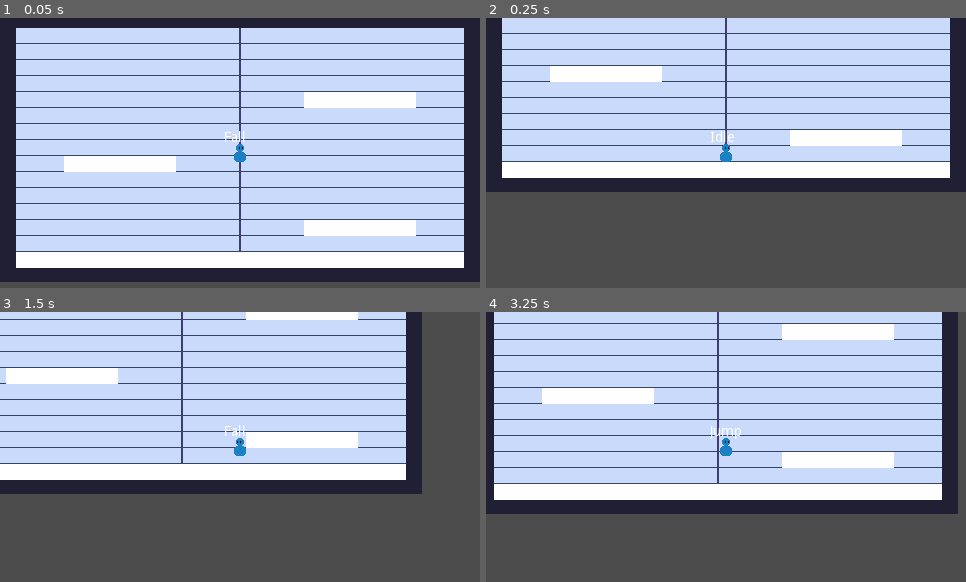
Above: before the commit, frames 1-4 (two rows, left to right).
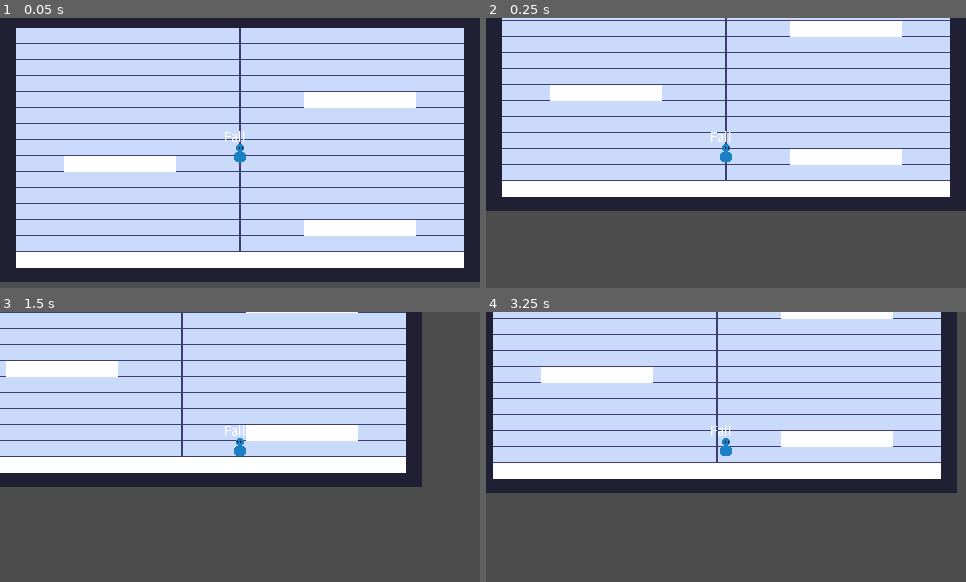
Above: after the commit, the same moments.

Repository: VuurMos/godot-3.5-platformer-character-controller
Game: Godot game, scene res://Game.tscn
Two runs of this game, one before a commit and one after it. Both use one fixed random seed, a clock stepped at 60 frames per second and the inputs below.
Inputs:
- Up to frame 1 (0.05 s): no input
- Up to frame 2 (0.25 s): no input
- Up to frame 3 (1.5 s): hold Space (jump) 0.53-1.28 s; hold Right (right) from 0.53 s (still down); tap Enter at 1.25 s; tap Space (jump) at 1.35 s
- Up to frame 4 (3.25 s): tap Space (jump) at 1.52, 1.82, 2, 2.85, 3.02 s; release Right (right) at 2.03 s; hold Left (left) 2.03-2.78 s; hold Space (jump) 2.03-2.78 s; hold Right (right) from 2.78 s (still down)

Frame 1 is identical in both runs. In frame 2, 29% of the frame differs, in the area x 0-100%, y 0-72%; in frame 3, 15%; in frame 4, 31%, in the area x 0-99%, y 0-75%.

Commit message:
Implemented fall y velocity clamp

Diff:
--- a/platformer-controller/player/platform-controller.gd
+++ b/platformer-controller/player/platform-controller.gd
@@ -7,8 +7,8 @@
 var max_speed := 10 * TILE_SIZE
 
 # TODO: Acceleration and deacceleration for movement
-var acceleration_time := 6
-var deacceleration_time := 3
+#var acceleration_time := 6
+#var deacceleration_time := 3
 
 var input_direction = 0.0
 var _facing_right := true
@@ -18,7 +18,7 @@
 
 # Jump and fall kinematics
 var jump_height = 6 * TILE_SIZE
-var jump_x_dist = 3 * TILE_SIZE
+var jump_x_dist = 4 * TILE_SIZE
 var fall_x_dist = 1.75 * TILE_SIZE
 
 var jump_velocity = (2 * jump_height * max_speed) / jump_x_dist
@@ -26,8 +26,8 @@
 var jump_gravity = (2 * jump_height * pow(max_speed, 2)) / pow(jump_x_dist, 2)
 var fall_gravity = (2 * jump_height * pow(max_speed, 2)) / pow(fall_x_dist, 2)
 
-# TODO: Clamp fall speed - figure out basic jump / fall values first
-#var max_fall_velocity := 400
+# Clamp fall speed
+var max_fall_velocity = jump_velocity * 0.75
 
 onready var sprite = $Sprite
 onready var jump_buffer = $JumpTimers/JumpBuffer
@@ -51,6 +51,7 @@
 
 
 func _physics_process(delta):
+	print(velocity.y)
 	input_direction = _get_input_direction()
 
 
@@ -85,23 +86,24 @@
 func apply_movement():
 	velocity.x = input_direction * max_speed
 	# Clamp fall speed
-#	if velocity.y >= max_fall_velocity:
-#		velocity.y = max_fall_velocity
+	if velocity.y >= max_fall_velocity:
+		velocity.y = max_fall_velocity
 	velocity = move_and_slide(velocity, Vector2.UP)
 
 
-
-
-
-
-
-#var current_speed := 0.0
-#var acceleration := 20 * TILE_SIZE
-#var friction := 20 * TILE_SIZE
-
+#func apply_acc_movement():
+#	if is_zero_approx(input_direction):
+#		if !is_zero_approx(velocity.x):
+#			apply_friction(deacceleration_time * get_physics_process_delta_time())
+#	else:
+#		apply_acceleration(input_direction * acceleration_time * get_physics_process_delta_time())
+#		check_direction_facing()
+#
+#
 #func apply_friction(_amount : float):
 #	if velocity.x > _amount:
-#		velocity.x -= velocity.x * _amount
+##		velocity.x.move_towards()
+#		pass
 #	else:
 #		velocity.x = 0.0
 #
@@ -109,17 +111,3 @@
 #func apply_acceleration(_amount : float):
 #	velocity.x += _amount
 #	velocity.x = clamp(velocity.x, -max_speed, max_speed)
-#
-#
-#func apply_movement_with_acc_and_fric():
-#	if is_zero_approx(input_direction):
-#		if !is_zero_approx(velocity.x):
-#			apply_friction(friction * get_physics_process_delta_time())
-#	else:
-#		apply_acceleration(input_direction * acceleration * get_physics_process_delta_time())
-#		check_direction_facing()
-
-#	velocity.x = clamp(velocity.x, -max_speed, max_speed
-#	if velocity.y >= max_fall_velocity:
-#		velocity.y = max_fall_velocity
-#	velocity = move_and_slide(velocity, Vector2.UP)
